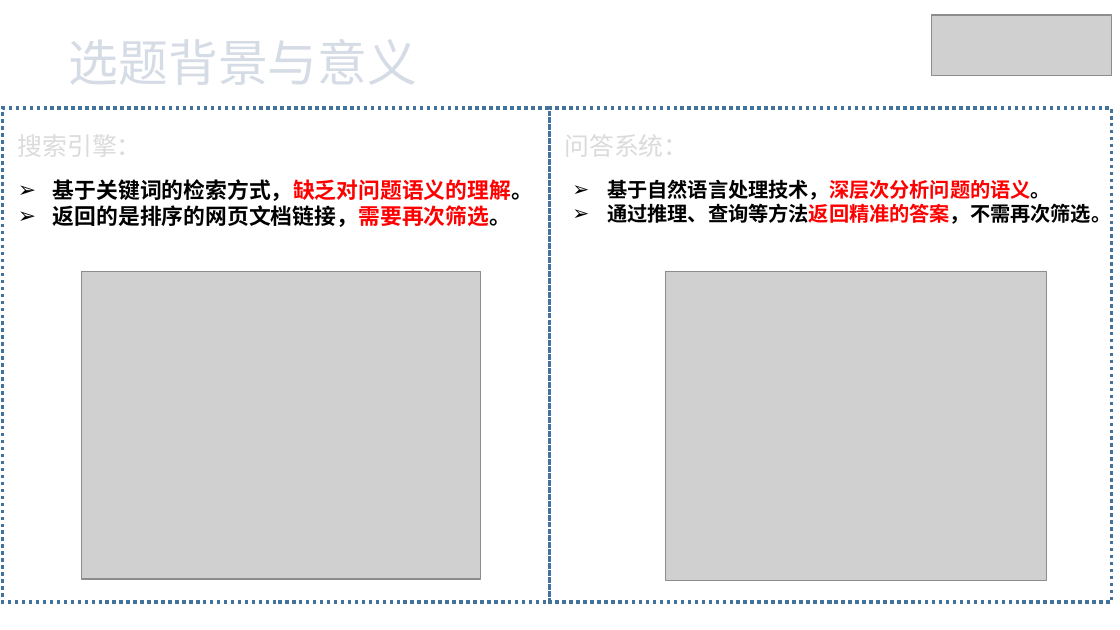
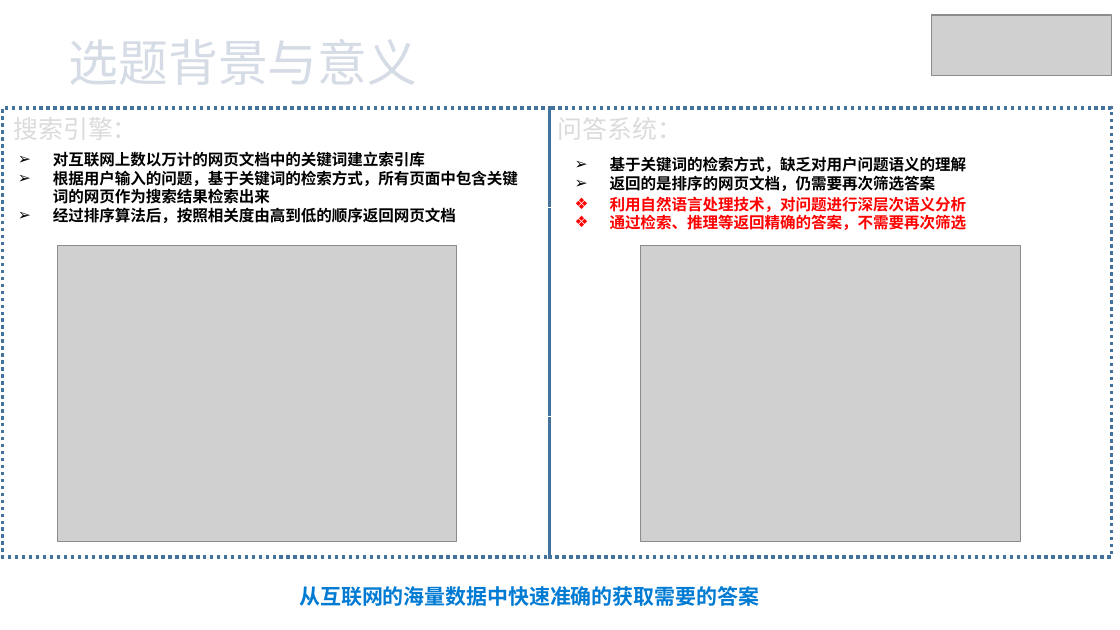
Before and after one commit to xhsun1997/ChineseMRC, a slide deck: slide 3 of 孙相会.pptx. Drawn at 1120x630 pixels with LibreOffice and Linux fonts; fonts in the diff are those of the drawing; grey boxes stand for pictures. Boxes give left, top, right and bottom in pixels: in the first picture for what was removed or moved away, otherwise in the second. Text is boxed around its words. In the diff, an @@ line names an element or a change of style, - is before the commit and + after.

```diff
--- a/孙相会.pptx
+++ b/孙相会.pptx
@@ text "搜索引擎：": place and size @@
-text "搜索引擎：" at box(18, 126, 142, 162)
+text "搜索引擎：" at box(14, 110, 138, 146)
@@ rectangle: place and size @@
-rectangle at box(2, 108, 549, 601)
+rectangle at box(2, 108, 549, 557)
@@ text "问答系统：": place and size @@
-text "问答系统：" at box(565, 126, 689, 162)
+text "问答系统：" at box(558, 110, 682, 146)
@@ rectangle: place and size @@
-rectangle at box(550, 108, 1112, 601)
+rectangle at box(550, 108, 1112, 557)
@@ text at box(53, 151, 518, 223): text changed; size 14 to 10 pt @@
-➢ 基于关键词的检索方式，缺乏对问题语义的理解。
-➢ 返回的是排序的网页文档链接，需要再次筛选。
+➢ 对互联网上数以万计的网页文档中的关键词建立索引库
+➢ 根据用户输入的问题，基于关键词的检索方式，所有页面中包含关键词的网页作为搜索结果检索出来
+➢ 经过排序算法后，按照相关度由高到低的顺序返回网页文档
@@ text added at box(610, 156, 967, 191), 10 pt, text #000000, bold @@
+➢ 基于关键词的检索方式，缺乏对用户问题语义的理解
+➢ 返回的是排序的网页文档，仍需要再次筛选答案
@@ text at box(610, 196, 967, 230): text changed; size 13 to 10 pt; text colour #000000 to #FF0000 @@
-➢ 基于自然语言处理技术，深层次分析问题的语义。
-➢ 通过推理、查询等方法返回精准的答案，不需再次筛选。
+❖ 利用自然语言处理技术，对问题进行深层次语义分析
+❖ 通过检索、推理等返回精确的答案，不需要再次筛选
@@ picture: place and size @@
-picture at box(82, 271, 480, 578)
+picture at box(58, 245, 457, 542)
@@ picture: place and size @@
-picture at box(665, 271, 1046, 580)
+picture at box(641, 245, 1021, 542)
@@ text added at box(299, 586, 759, 606), 13.5 pt, text gradient #007BD3 to #034373, bold @@
+从互联网的海量数据中快速准确的获取需要的答案
```
Also in this commit, not shown: 5 other slides changed, 1 other file.
